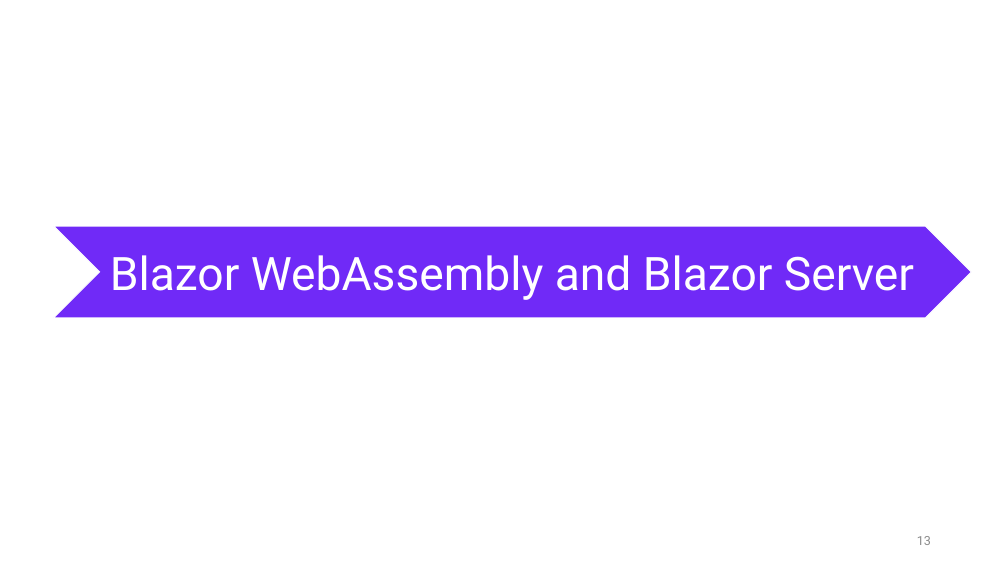
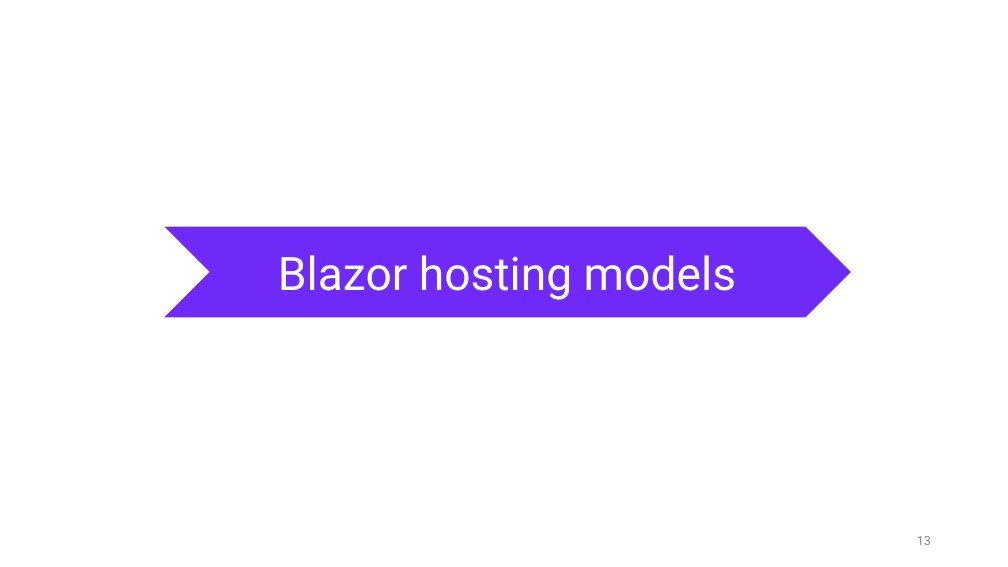
Before and after one commit to nguyenhoanthienit/blazor, a slide deck: slide 13 of Documents/seminar.pptx. Drawn at 1008x567 pixels with LibreOffice and Linux fonts; fonts in the diff are those of the drawing. Boxes give left, top, right and bottom in pixels: in the first picture for what was removed or moved away, otherwise in the second. Text is boxed around its words. In the diff, an @@ line names an element or a change of style, - is before the commit and + after.

```diff
--- a/Documents/seminar.pptx
+++ b/Documents/seminar.pptx
@@ chevron "Blazor hosting models": place and size @@
-chevron "Blazor hosting models" at bbox=[54, 226, 972, 318]
+chevron "Blazor hosting models" at bbox=[163, 226, 851, 318]
@@ text in chevron at bbox=[278, 255, 736, 300]: text changed @@
-Blazor WebAssembly and Blazor Server
+Blazor hosting models
```
Also in this commit, not shown: 2 other slides changed.
